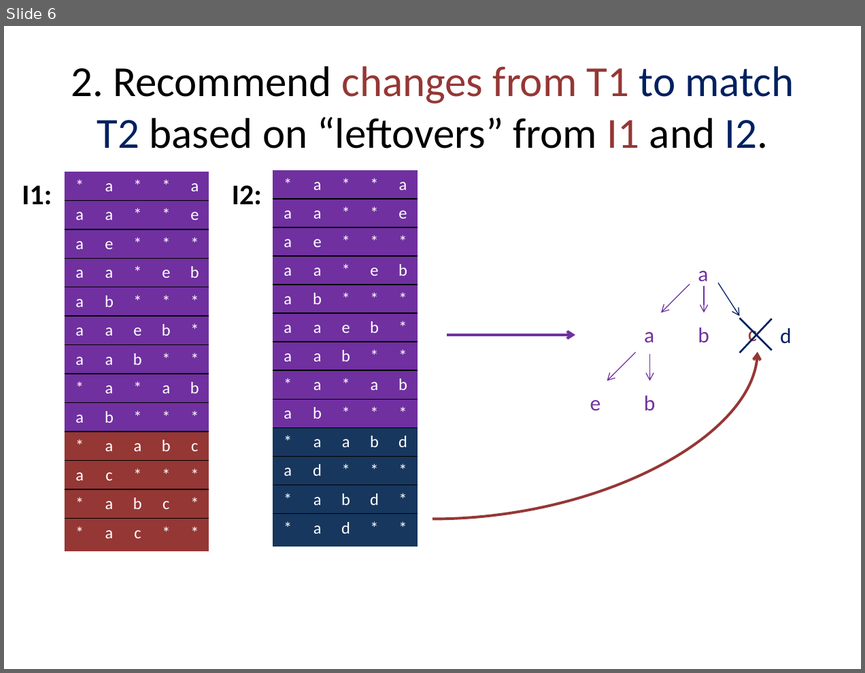
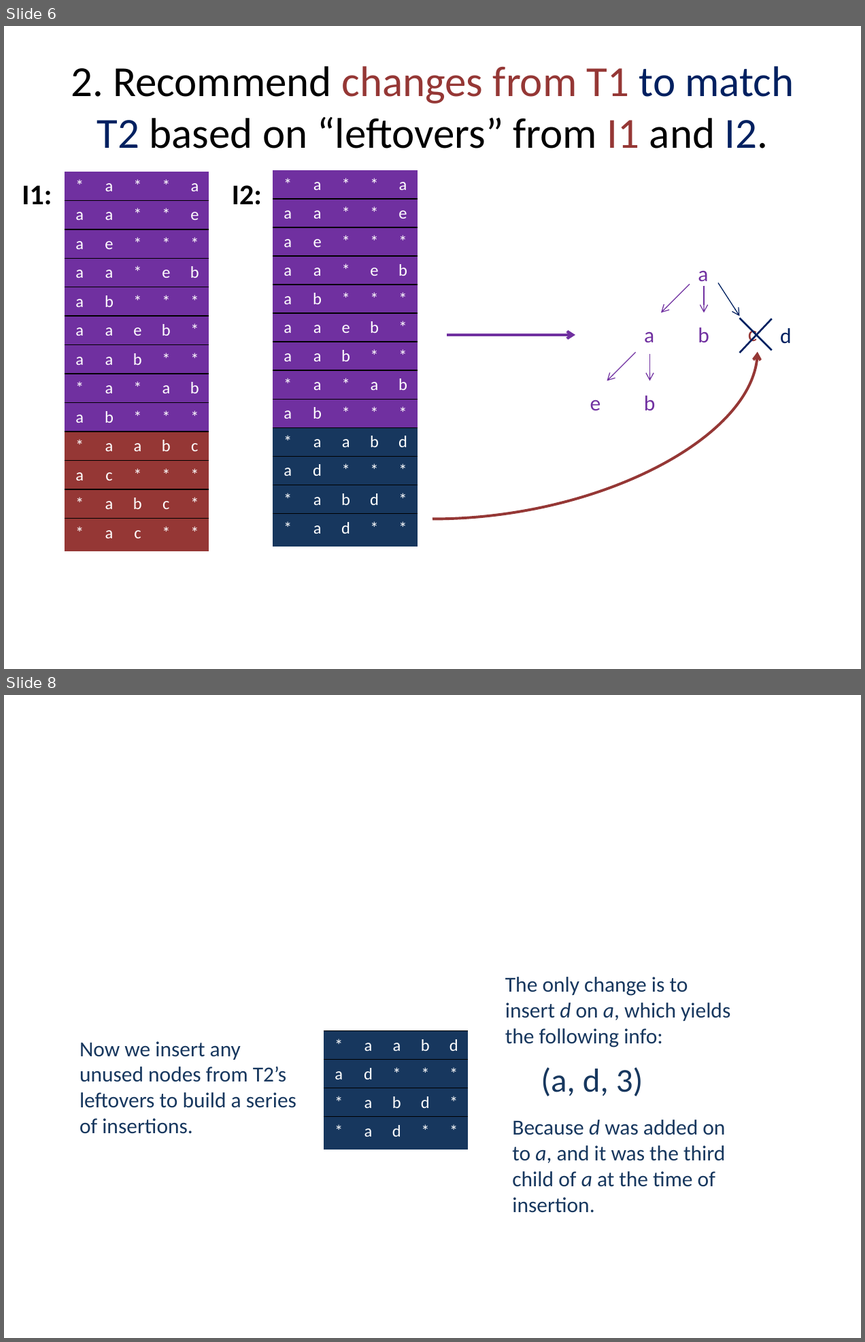
Before and after one commit to SuitAndThai/Graph-Matching, a slide deck: Documents/pqGramRecommendations.pptx. Shown one above the other, each under a label of ours: slide 6 before the commit, slides 6 and 8 after it; the slides between them are not shown. The pictures are 865x673 and 865x1342 pixels, drawn with LibreOffice and Linux fonts; fonts in the diff are those of the drawing. Boxes give left, top, right and bottom in pixels: in the first picture for what was removed or moved away, otherwise in the second. Text is boxed around its words. In the diff, an @@ line names an element or a change of style, - is before the commit and + after.

Commit message:
updated presentation to include delete-insert

```diff
--- a/Documents/pqGramRecommendations.pptx
+++ b/Documents/pqGramRecommendations.pptx
@@ slide 8 added at [4, 695, 861, 1338], background #FFFFFF @@
@@ text added at [505, 977, 730, 1047], 18 pt, text #17375E @@
+The only change is to insert d on a, which yields the following info:
@@ text added at [79, 1041, 296, 1134], 18 pt, text #17375E @@
+Now we insert any unused nodes from T2’s leftovers to build a series of insertions.
@@ table added at [324, 1031, 466, 1150], 4 rows, 5 columns @@
+* | a | a | b | d
+a | d | * | * | *
+* | a | b | d | *
+* | a | d | * | *
@@ text added at [541, 1067, 643, 1096], 28 pt, text #17375E @@
+(a, d, 3)
@@ text added at [512, 1119, 725, 1212], 18 pt, text #17375E @@
+Because d was added on to a, and it was the third child of a at the time of insertion.
```
Also in this commit, not shown: 2 other slides added, 2 other files.
